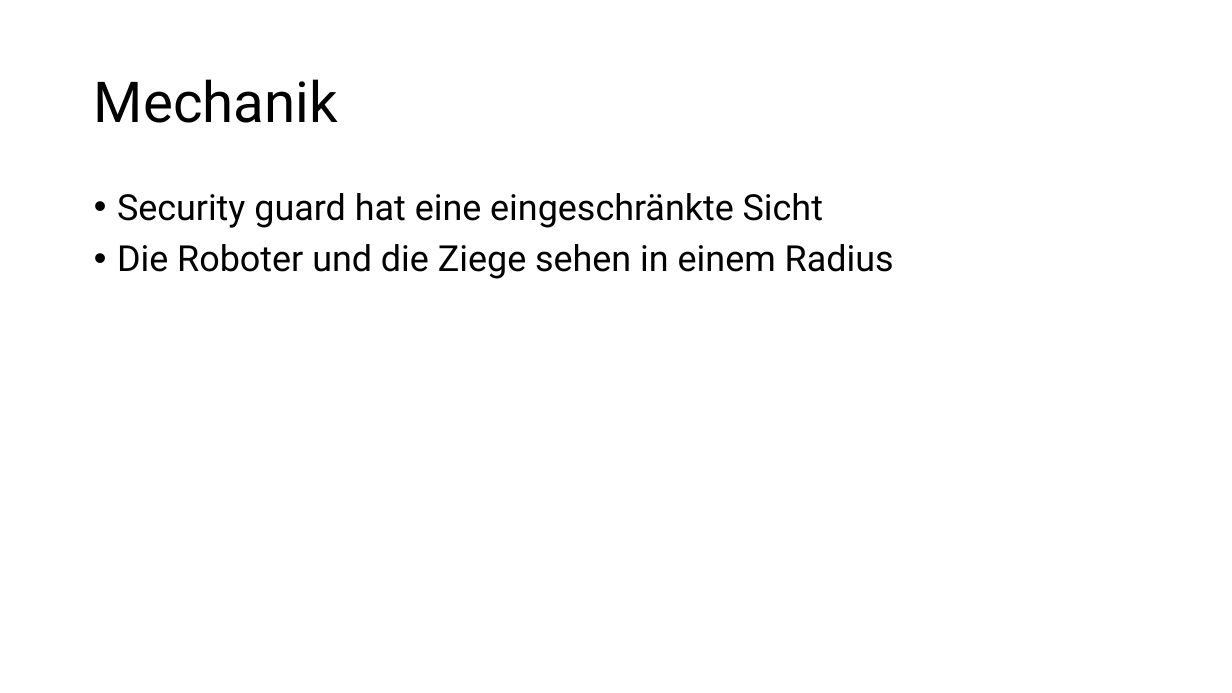
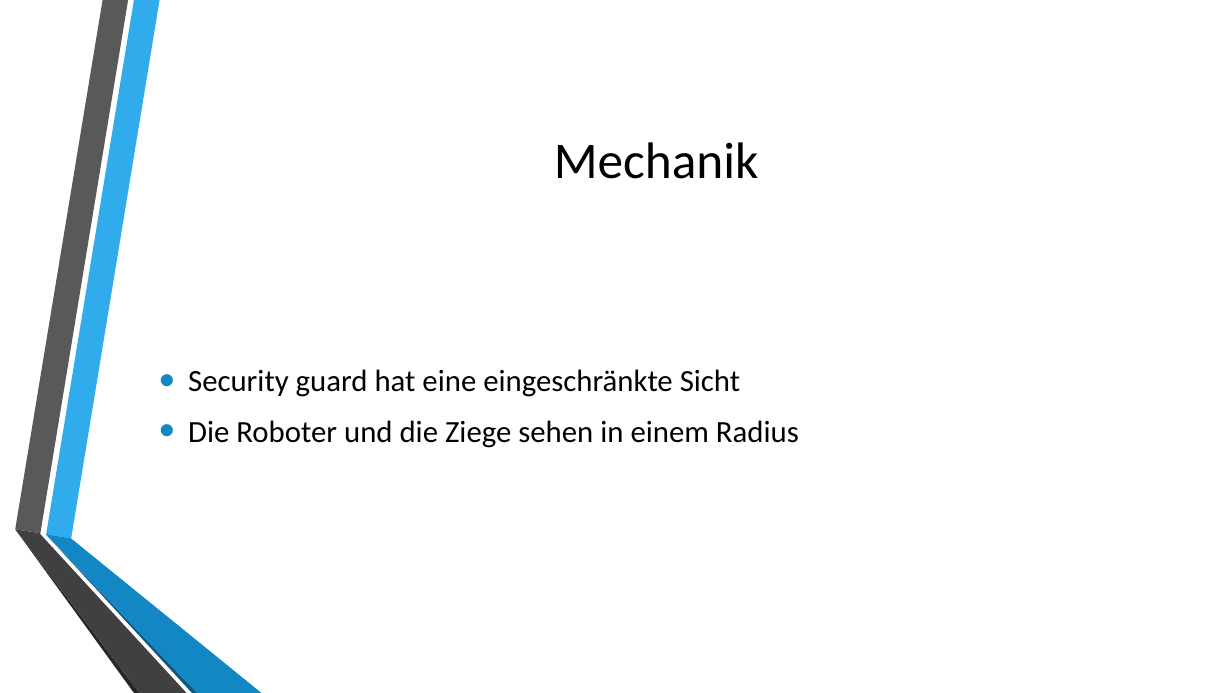
Before and after one commit to verifizieren/iGOAT, a slide deck: slide 4 of Presentation/Gruppe10(Präsentation1).pptx. Drawn at 1232x693 pixels with LibreOffice and Linux fonts; fonts in the diff are those of the drawing; background and template pictures are left out. Boxes give left, top, right and bottom in pixels: in the first picture for what was removed or moved away, otherwise in the second. Text is boxed around its words. In the diff, an @@ line names an element or a change of style, - is before the commit and + after.

```diff
--- a/Presentation/Gruppe10(Präsentation1).pptx
+++ b/Presentation/Gruppe10(Präsentation1).pptx
@@ title "Mechanik": place and size @@
-title "Mechanik" at [94,79,338,123]
+title "Mechanik" at [554,142,758,179]
@@ title "Mechanik" at [554,142,758,179]: size 44 to 40 pt, font Roboto to Calibri; alignment left to centre; line spacing 0.9 to 1 @@
@@ text "Security guard hat eine eingeschränkte ...": place and size @@
-text "Security guard hat eine eingeschränkte ..." at [117,193,894,279]
+text "Security guard hat eine eingeschränkte ..." at [188,369,799,448]
@@ text "Security guard hat eine eingeschränkte ..." at [188,369,799,448]: size 28 to 24 pt, font Roboto to Calibri; indent changed; line spacing 0.9 to 1; vertical alignment top to middle @@
@@ group added at [15,0,262,693]: 6 freeform shapes @@
```
Also in this commit, not shown: 7 other slides changed.
